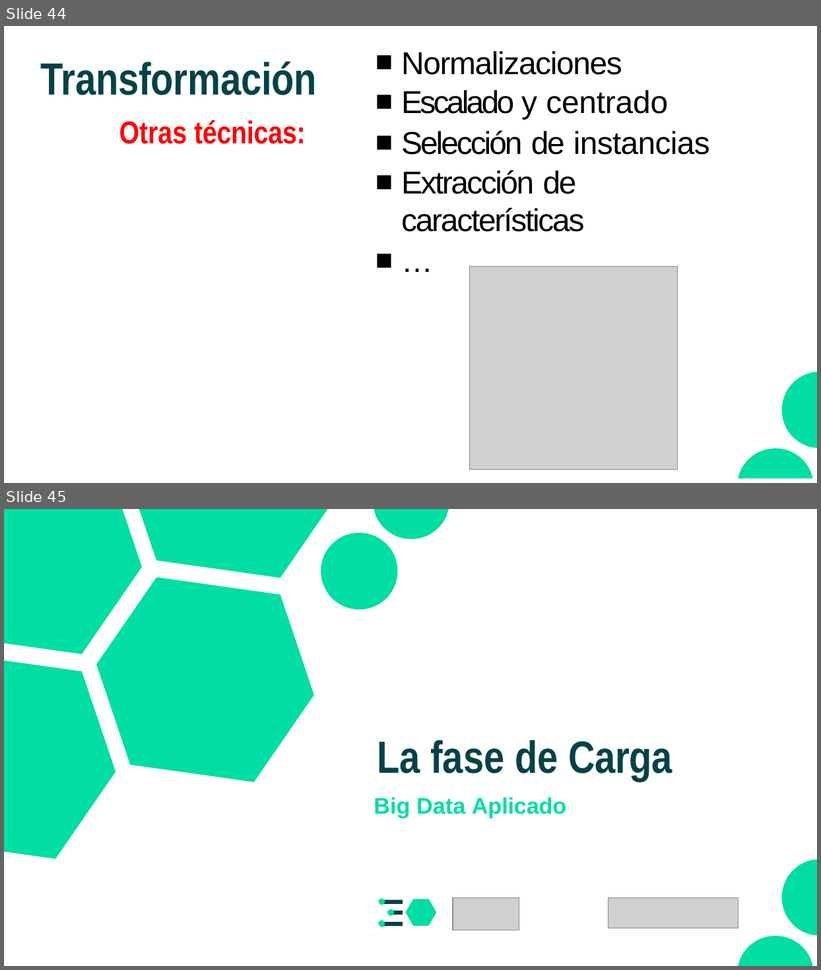
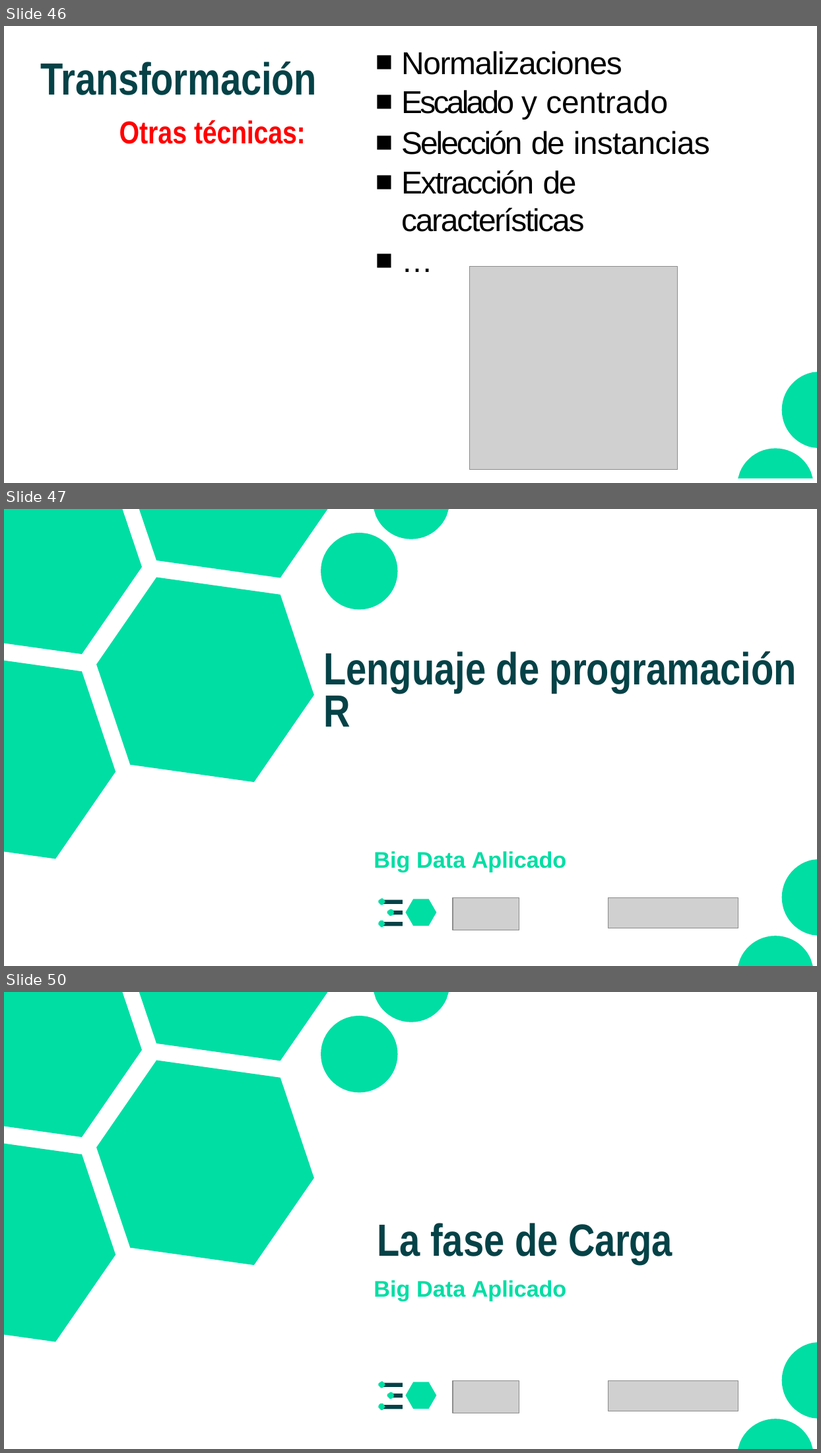
Before and after one commit to CodeWithJuancho/CE_IABD_BIU_SPS, a slide deck: BIU/UT1 - Fundamentos y Preparacion de datos/UT1_2/UT1_2 - Fundamentos y preparacion de datos.pptx. Shown one above the other, each under a label of ours: slides 44 and 45 before the commit, slides 46, 47 and 50 after it; the slides between them are not shown. The pictures are 821x970 and 821x1453 pixels, drawn with LibreOffice and Linux fonts; fonts in the diff are those of the drawing; grey boxes stand for pictures. Boxes give left, top, right and bottom in pixels: in the first picture for what was removed or moved away, otherwise in the second. Text is boxed around its words. In the diff, an @@ line names an element or a change of style, - is before the commit and + after.

```diff
--- a/BIU/UT1 - Fundamentos y Preparacion de datos/UT1_2/UT1_2 - Fundamentos y preparacion de datos.pptx
+++ b/BIU/UT1 - Fundamentos y Preparacion de datos/UT1_2/UT1_2 - Fundamentos y preparacion de datos.pptx
@@ slide 47 added at box(4, 509, 817, 966), background #FFFFFF @@
@@ freeform shape added at box(4, 509, 449, 859), fill #00DEA4 @@
@@ title added at box(323, 651, 797, 727), 40 pt, text #044247, bold @@
+Lenguaje de programación R
@@ text added at box(374, 852, 566, 873), 20 pt, text #00DEA4, bold @@
+Big Data Aplicado
@@ freeform shape added at box(738, 859, 817, 966), fill #00DEA4 @@
@@ group added at box(378, 898, 436, 927): 6 freeform shapes @@
@@ picture added at box(453, 898, 519, 930) @@
@@ picture added at box(608, 898, 738, 929) @@
@@ what was slide 44 is now slide 46 @@
@@ what was slide 45 is now slide 50 @@
```
Also in this commit, not shown: 6 other slides added, 41 other files.
